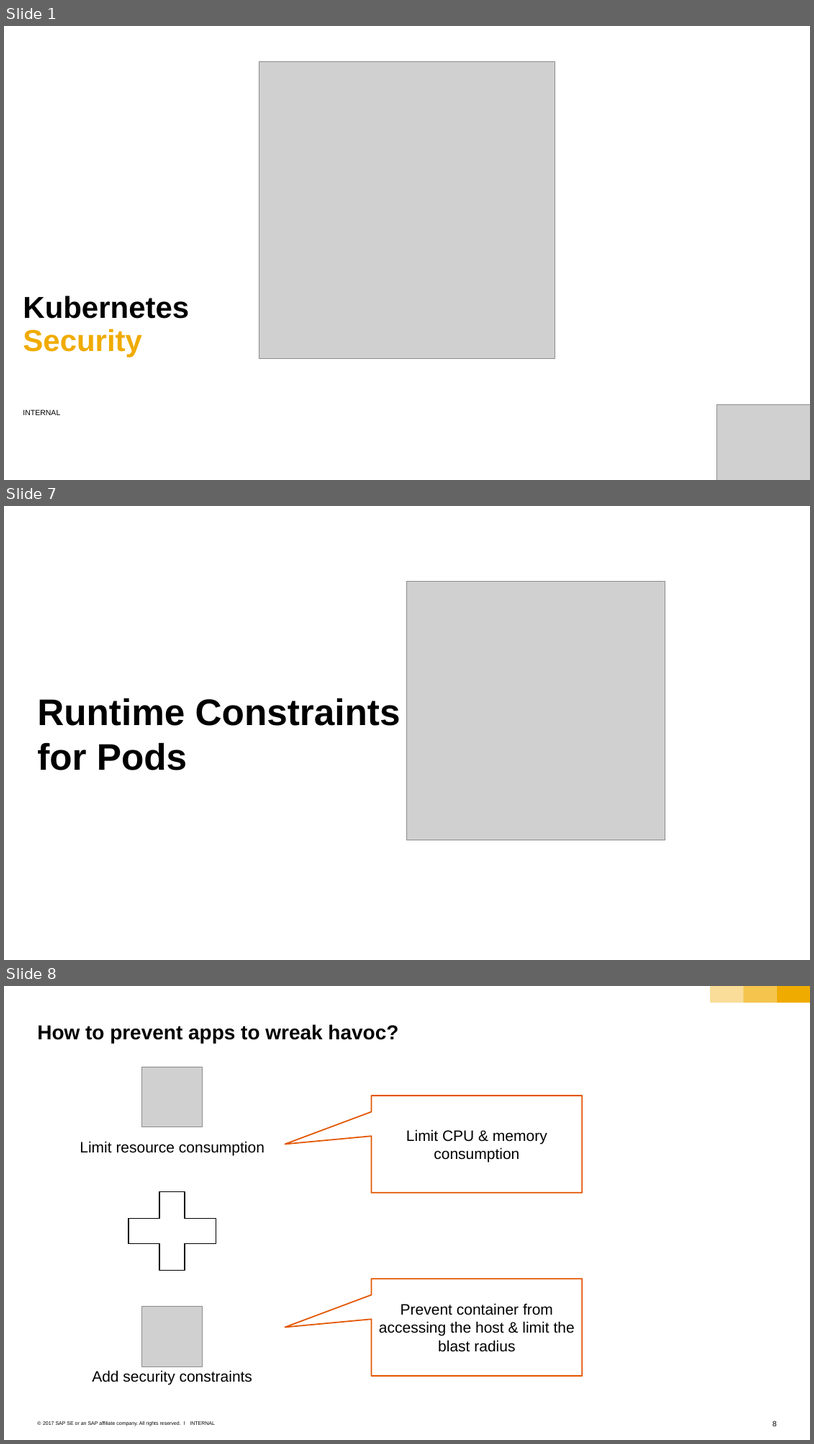
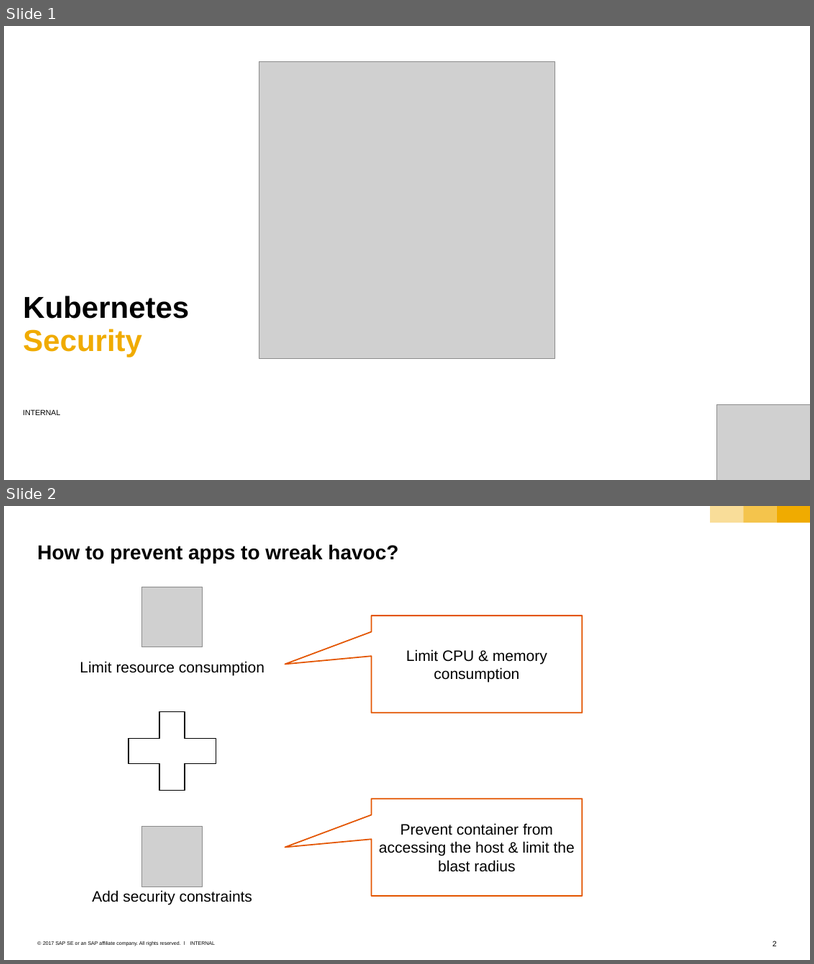
Before and after one commit to cuijiyao01/docker-k8s-training, a slide deck: kubernetes/11_2_security.pptx. Shown one above the other, each under a label of ours: slides 1, 7 and 8 before the commit, slides 1 and 2 after it; the slides between them are not shown. The pictures are 814x1444 and 814x964 pixels, drawn with LibreOffice and Linux fonts; fonts in the diff are those of the drawing; grey boxes stand for pictures; background and template pictures are left out. Boxes give left, top, right and bottom in pixels: in the first picture for what was removed or moved away, otherwise in the second. Text is boxed around its words. In the diff, an @@ line names an element or a change of style, - is before the commit and + after.

```diff
--- a/kubernetes/11_2_security.pptx
+++ b/kubernetes/11_2_security.pptx
@@ slide 7 removed at (4,506,810,960), background #FFFFFF @@
@@ picture removed at (407,581,666,839) @@
@@ title removed at (37,698,401,770) @@
-Runtime Constraints
-for Pods
@@ what was slide 8 is now slide 2 @@
@@ page number at (773,940,777,946): text changed @@
-8
+2
```
Also in this commit, not shown: 2 slides changed, 9 other slides removed, 3 other files.
